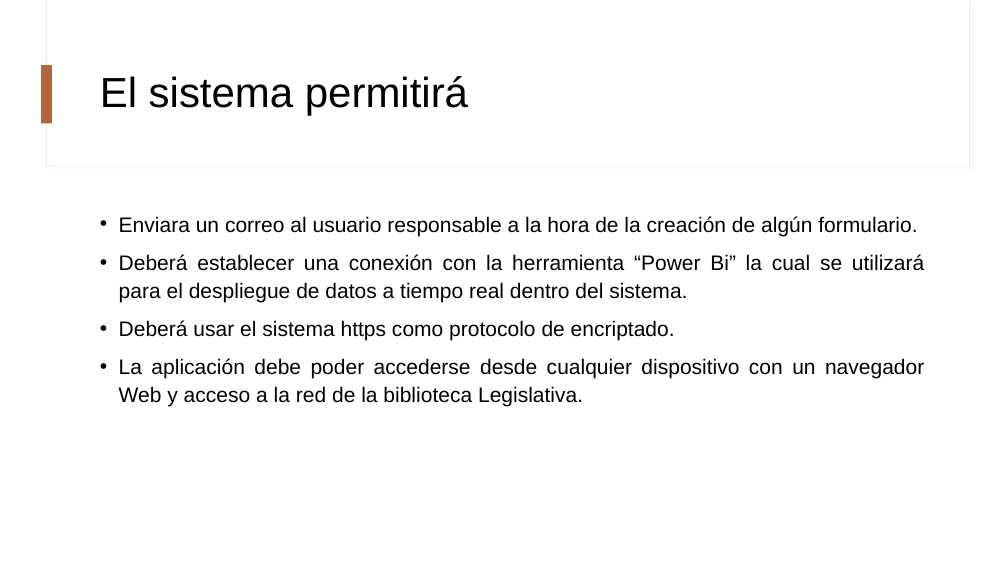
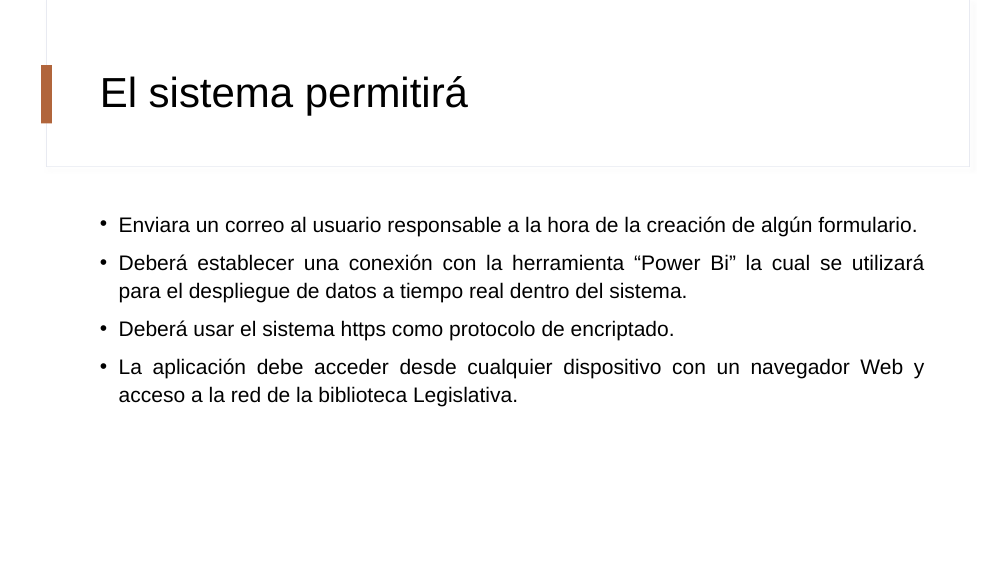
Before and after one commit to Danielmq27/analisis-2, a slide deck: slide 12 of Sistema_de_Gestion_de_Consultas_Biblioteca_Legislativa_2020.pptx. Drawn at 1008x567 pixels with LibreOffice and Linux fonts; fonts in the diff are those of the drawing. Boxes give left, top, right and bottom in pixels: in the first picture for what was removed or moved away, otherwise in the second. Text is boxed around its words. In the diff, an @@ line names an element or a change of style, - is before the commit and + after.

```diff
--- a/Sistema_de_Gestion_de_Consultas_Biblioteca_Legislativa_2020.pptx
+++ b/Sistema_de_Gestion_de_Consultas_Biblioteca_Legislativa_2020.pptx
@@ text at (119,358,925,406): text changed @@
-• La aplicación debe poder accederse desde cualquier dispositivo con un navegador Web y acceso a la red de la biblioteca Legislativa.
+• La aplicación debe acceder desde cualquier dispositivo con un navegador Web y acceso a la red de la biblioteca Legislativa.
```
Also in this commit, not shown: 1 other slide changed, 1 slide added, 1 other file.
